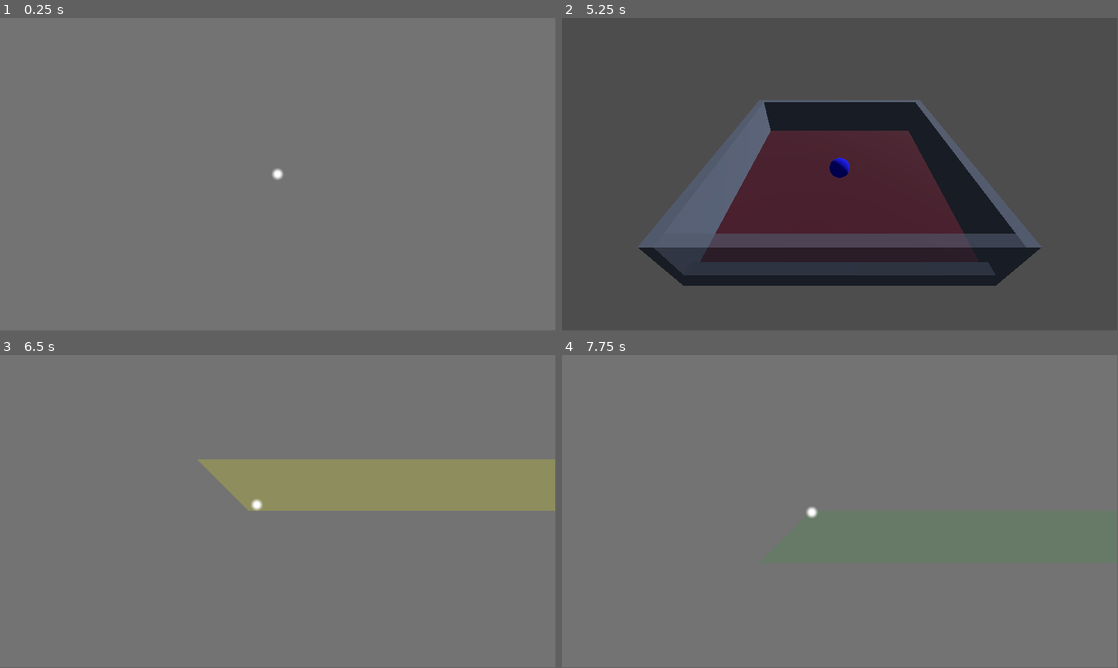
Above: before the commit, frames 1-4 (two rows, left to right).
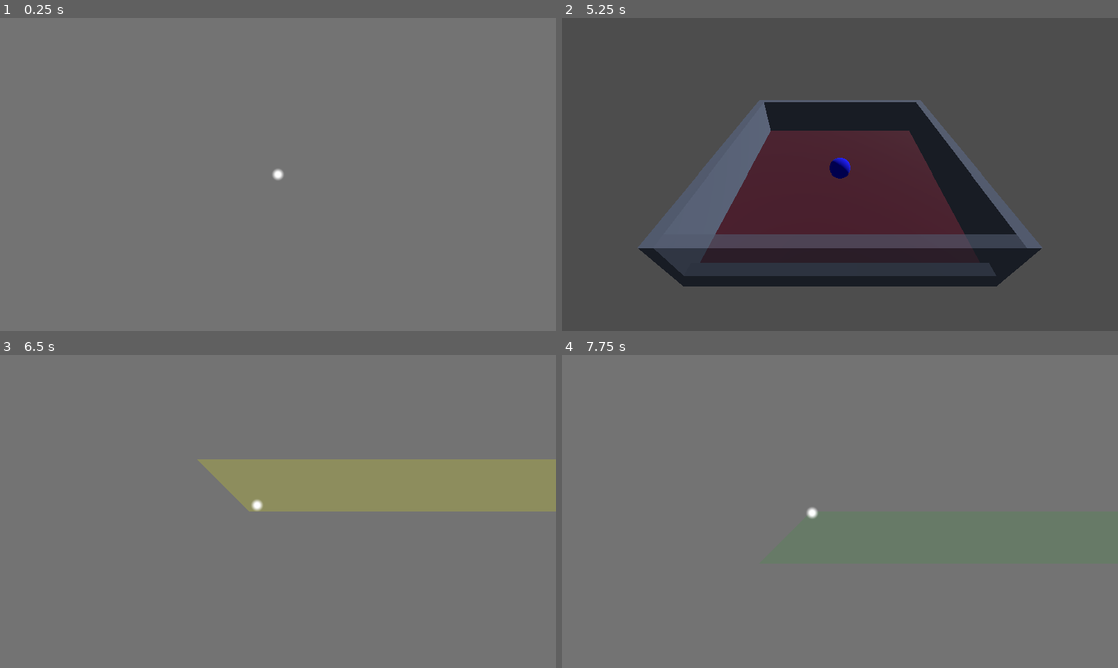
Above: after the commit, the same moments.

Repository: josephowen/alt_ctrl_jam_2026_input_examples
Game: Godot game, scene res://mouse_example/mouse_example.tscn
Same seed, same stepped clock (60 frames per second), same inputs: the game is played once before the commit and once after it.
Inputs (mouse positions are in pixels of both pictures, inside the frame that each line leads up to):
- Up to frame 1 (0.25 s): no input
- Up to frame 2 (5.25 s): tap Enter at 0.5, 2, 3.5 s; move the mouse to (962, 158) at 0.52 s; click (962, 158) at 0.6 s; tap Space at 1.25, 2.75, 4.25 s; move the mouse to (728, 190) at 1.27 s; click (728, 190) at 1.35 s; move the mouse to (895, 105) at 2.02 s; click (895, 105) at 2.1 s; move the mouse to (812, 237) at 2.77 s; click (812, 237) at 2.85 s; move the mouse to (1006, 221) at 3.52 s; click (1006, 221) at 3.6 s; move the mouse to (673, 127) at 4.27 s; click (673, 127) at 4.35 s; move the mouse to (867, 174) at 5.02 s; click (867, 174) at 5.1 s
- Up to frame 3 (6.5 s): move the mouse to (255, 505) at 5.77 s; click (255, 505) at 5.85 s
- Up to frame 4 (7.75 s): move the mouse to (962, 495) at 6.52 s; click (962, 495) at 6.6 s; move the mouse to (812, 511) at 7.27 s; click (812, 511) at 7.35 s
The window is 799x449 before the commit and 800x450 after it. Grey fills any space a smaller window leaves; there, only what the larger window draws over its background counts as a difference.

The runs differ from the first frame. In frame 2, 0.8% of the frame differs, in the area x 13-87%, y 26-86%; in frame 3, 0.1%; in frame 4, less than 0.1%.

Commit message:
Some tweaks to flag dimensions and fade in effect.

Diff:
--- a/mouse_example/color_square.gd
+++ b/mouse_example/color_square.gd
@@ -1,18 +1,22 @@
 extends ColorRect
 
 @export var time_to_appear: float = 3
+@export var flash_time: float = 0.1
 
 @onready var rect: ColorRect = $"."
 
 var _highlight_time: float = 0
 var _mouse_over: bool = false
 var _locked: bool = false
+var _original_color: Color
+var _flashing: float = 0
 
 # Called when the node enters the scene tree for the first time.
 func _ready() -> void:
 	rect.modulate = Color.TRANSPARENT
 	rect.mouse_entered.connect(_on_mouse_entered)
 	rect.mouse_exited.connect(_on_mouse_exited)
+	_original_color = rect.color
 
 func _process(delta: float) -> void:
 	if not _locked:
@@ -21,8 +25,17 @@
 		else:
 			_highlight_time = max(_highlight_time - delta, 0)
 		if _highlight_time == time_to_appear:
+			rect.modulate = Color(1, 1, 1, 1);
+			rect.color = Color(1, 1, 1)
+			_flashing = flash_time
 			_locked = true
-		rect.modulate = Color(1, 1, 1, _highlight_time / time_to_appear)
+		else:
+			rect.modulate = Color(1, 1, 1, _highlight_time / time_to_appear)
+	else:
+		_flashing = max(_flashing - delta, 0)
+		if _flashing == 0:
+			rect.color = _original_color
+
 
 func _on_mouse_entered():
 	_mouse_over = true
--- a/mouse_example/mouse_example.gd
+++ b/mouse_example/mouse_example.gd
@@ -10,3 +10,6 @@
 
 	if Input.is_action_just_pressed("next"):
 		get_tree().change_scene_to_file("res://tilt_example/tilt_example.tscn")
+
+	if Input.is_action_just_pressed("exit"):
+		get_tree().quit()
--- a/project.godot
+++ b/project.godot
@@ -19,7 +19,7 @@
 
 window/size/viewport_width=1920
 window/size/viewport_height=1080
-window/stretch/scale_mode="integer"
+window/stretch/mode="viewport"
 
 [input]
 
--- a/tilt_example/tilt_example.gd
+++ b/tilt_example/tilt_example.gd
@@ -25,6 +25,9 @@
 func _process(_delta: float) -> void:
 	if Input.is_action_just_pressed("next"):
 		get_tree().change_scene_to_file("res://mouse_example/mouse_example.tscn")
+
+	if Input.is_action_just_pressed("exit"):
+		get_tree().quit()
 
 	var mouse_velocity = Input.get_last_mouse_velocity()
 	#print("Mouse velocity ", mouse_velocity)
